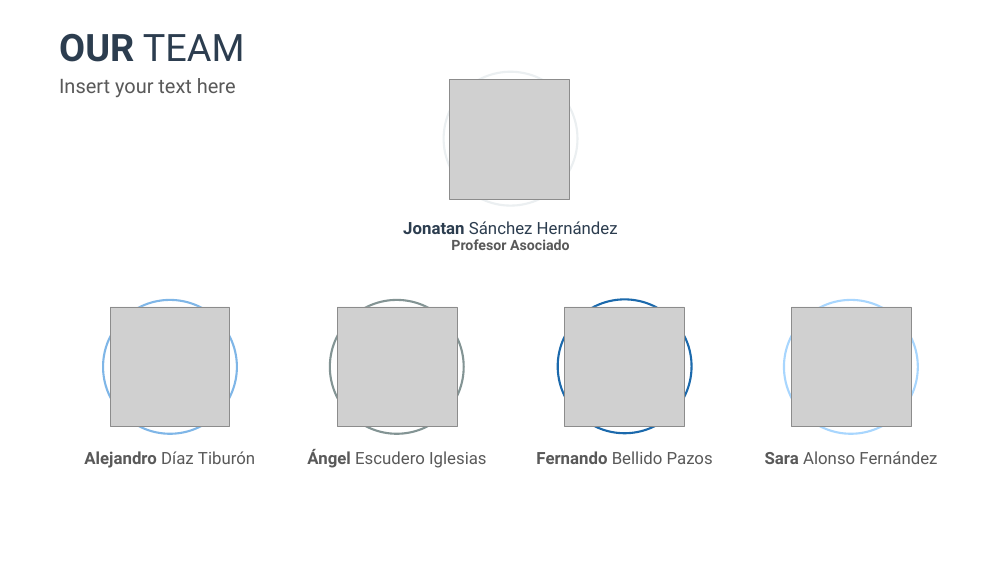
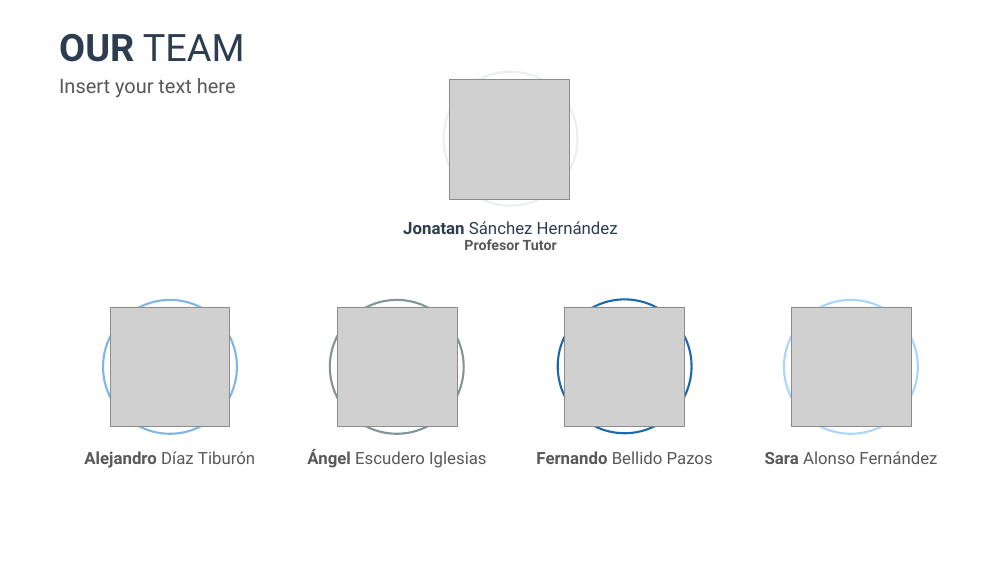
Before and after one commit to fbellidopazos/covidSIRAnalysis, a slide deck: slide 2 of PowerPoint/Presetacion.pptx. Drawn at 1008x567 pixels with LibreOffice and Linux fonts; fonts in the diff are those of the drawing; grey boxes stand for pictures. Boxes give left, top, right and bottom in pixels: in the first picture for what was removed or moved away, otherwise in the second. Text is boxed around its words. In the diff, an @@ line names an element or a change of style, - is before the commit and + after.

```diff
--- a/PowerPoint/Presetacion.pptx
+++ b/PowerPoint/Presetacion.pptx
@@ text at box(464, 239, 557, 250): text changed @@
-Profesor Asociado
+Profesor Tutor
```
Also in this commit, not shown: 11 other files.
